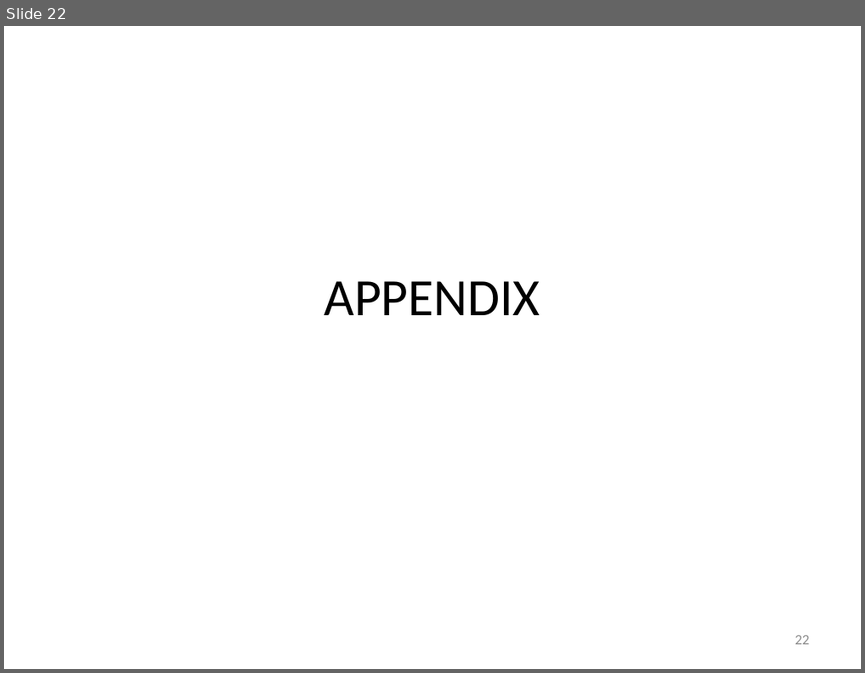
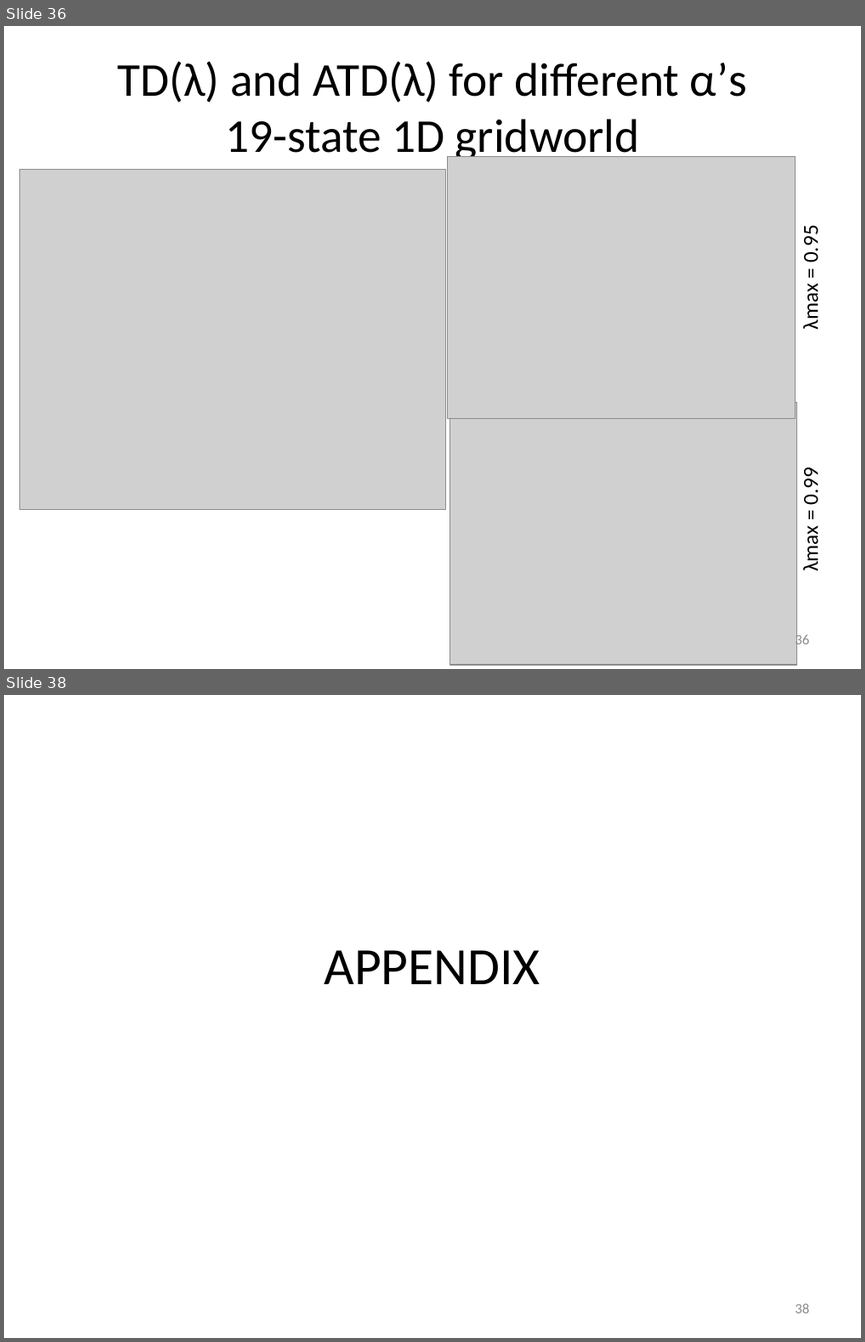
Before and after one commit to mastropi/RL, a slide deck: RL-001-MemoryManagement/results/202005May20-TestsTDLambda&AdaptiveTDLambda-1DGridworld.pptx. Shown one above the other, each under a label of ours: slide 22 before the commit, slides 36 and 38 after it; the slides between them are not shown. The pictures are 865x673 and 865x1342 pixels, drawn with LibreOffice and Linux fonts; fonts in the diff are those of the drawing; grey boxes stand for pictures. Boxes give left, top, right and bottom in pixels: in the first picture for what was removed or moved away, otherwise in the second. Text is boxed around its words. In the diff, an @@ line names an element or a change of style, - is before the commit and + after.

Commit message:
[TD] Sutton pag. 295: Analysis of TD(lambda) vs. fixed alpha + housekeeping
The analysis of TD(lambda) that reproduces the plot of the RMSE in the 19-state 1D gridworld presented in Sutton 2018, pag. 295 is implemented at the end of simu_lambdas.py.

The plots for different lambda_max choices in ATD(Lambda) and HATD(Lambda) were added to the presentation '202005May20-TestsTDLambda&AdaptiveTDLambda_1DGridworld.pptx' at the end of section "Results of experiments run in Apr-2022".

Housekeeping activities:
- Renamed the possible values of enum AdaptiveLambdaType to more natural names: ATD instead of FULL and HATD instead of HOMOGENEOUS. This also facilitates showing the legend in the aforementioned plot so that we can directly refer to the name of the AdaptiveLambdaType enum.

- In simulators.py:
  - In run(), plots of the evolution of lambda values with episodes are now produced only when `plot=True`. This avoids the creation of SOOO MANY plots when running a set of experiments which filled up the stack of generated figures! (making the analysis of the plots of interest more difficult).
  - In simulate(), the calculation of the standard error of the RMSE values at the end of each episode and at the end of the experiment was fixed by avoiding sqrt( "negative value" ) which occurred a few times, namely when the difference (SS - n*mu^2) yielded a slightly negative number, e.g. ~ -1E-16.

```diff
--- a/RL-001-MemoryManagement/results/202005May20-TestsTDLambda&AdaptiveTDLambda-1DGridworld.pptx
+++ b/RL-001-MemoryManagement/results/202005May20-TestsTDLambda&AdaptiveTDLambda-1DGridworld.pptx
@@ slide 36 added at <box>4,26,861,669</box>, background #FFFFFF @@
@@ title added at <box>117,61,747,164</box>, 39.6 pt, text #000000 @@
+TD(λ) and ATD(λ) for different α’s
+19-state 1D gridworld
@@ picture added at <box>20,170,446,510</box> @@
@@ picture added at <box>448,156,795,419</box> @@
@@ text added at <box>797,228,823,329</box>, 18 pt, text #000000 @@
+λmax = 0.95
@@ picture added at <box>449,403,796,664</box> @@
@@ text added at <box>797,471,823,571</box>, 18 pt, text #000000 @@
+λmax = 0.99
@@ page number added at <box>794,633,809,648</box>, 12 pt, text #8C8C8C @@
+36
@@ what was slide 22 is now slide 38 @@
@@ page number at <box>794,1303,809,1313</box>: text changed @@
-22
+38
```
Also in this commit, not shown: 3 slides changed, 15 other slides added, 4 other files.
